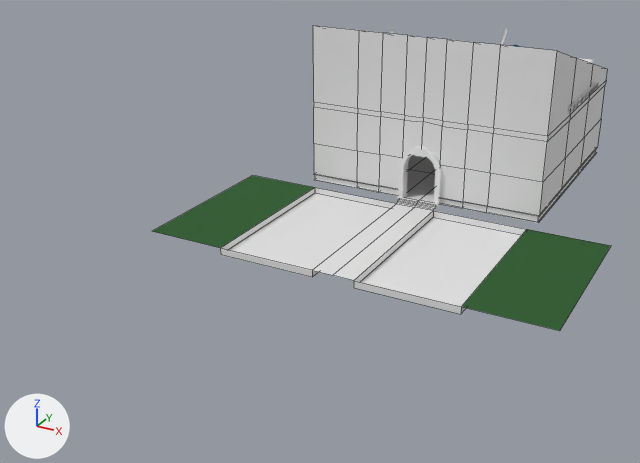
One commit to the Blender file Assets/ArtStudio/artstudio.blend: the scene before it, then after it.
Camera for both pictures: a 50 mm lens placed at (51.5, -147.0, 54.2), pointed at (-8.2, -38.6, 0.0). Every picture has the same lights, and +X, +Y and +Z are marked at lower left. Mesh edges are drawn as thin lines on the coarser meshes.

The first picture shows 'Building', 'BuildingOutside', 'Small Arch'.
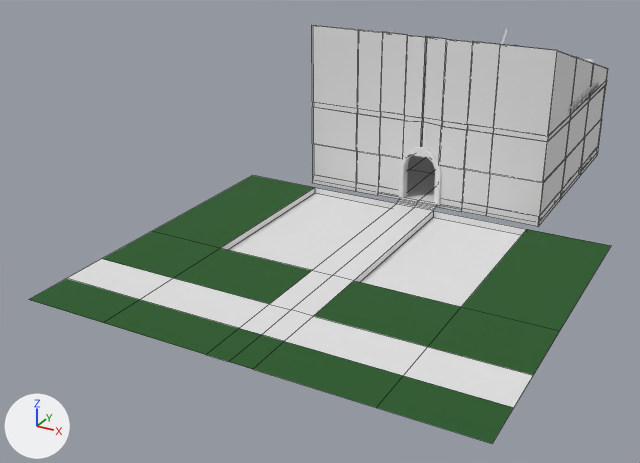
Pixel boxes (x1, y1, x2, y2) of what changed, in the pictures (640 x 463 px):
'BuildingOutside', reshaped (27% wider, 71% taller): before (153, 175, 611, 331); after (29, 175, 611, 443)
'Building', reshaped: before (313, 25, 608, 223); after (312, 25, 608, 226)
part 1 of me_cube, added: after (312, 25, 608, 226)
part 2 of me_cube_003, added: after (29, 231, 559, 443)
part 3 of me_cube_003, surface changed: (153, 198, 561, 331) in both

What the commit changed:
me_cube is used by ob_building; location (0.0, 0.0, 0.0).
me_cube had 109 vertices, 89 faces and spanned x -20.0..0.0, y -19.4..19.4, z 0.0..26.8.
me_cube now has 183 vertices, 140 faces and spans x -20.1..0.1, y -19.7..19.6, z -0.5..27.0.
me_cube part 1: a new loose piece of 66 vertices spanning x -20.1..0.1, y -19.7..19.6, z -0.5..27.0.
me_cube_003 is used by ob_buildingoutside; location (0.0, 0.0, 0.0).
me_cube_003 had 24 vertices, 13 faces and spanned x -31.5..0.0, y -49.8..-19.4, z -1.7..0.0.
me_cube_003 now has 36 vertices, 22 faces and spans x -31.5..0.0, y -75.3..-19.4, z -1.7..0.0.
Part 2, on me_cube_003:
12 vertices are added at x -31.5..0.0, y -75.3..-61.1, z -0.6.
5 new faces join them, mat_grass (dark green #295c29).
4 new faces join them, mat_marble (its picture is missing).
me_cube_003 part 3: 13 kept faces spanning x -31.5..0.0, y -49.8..-19.4, z -1.7..0.0 get new texture (UV) coordinates.
